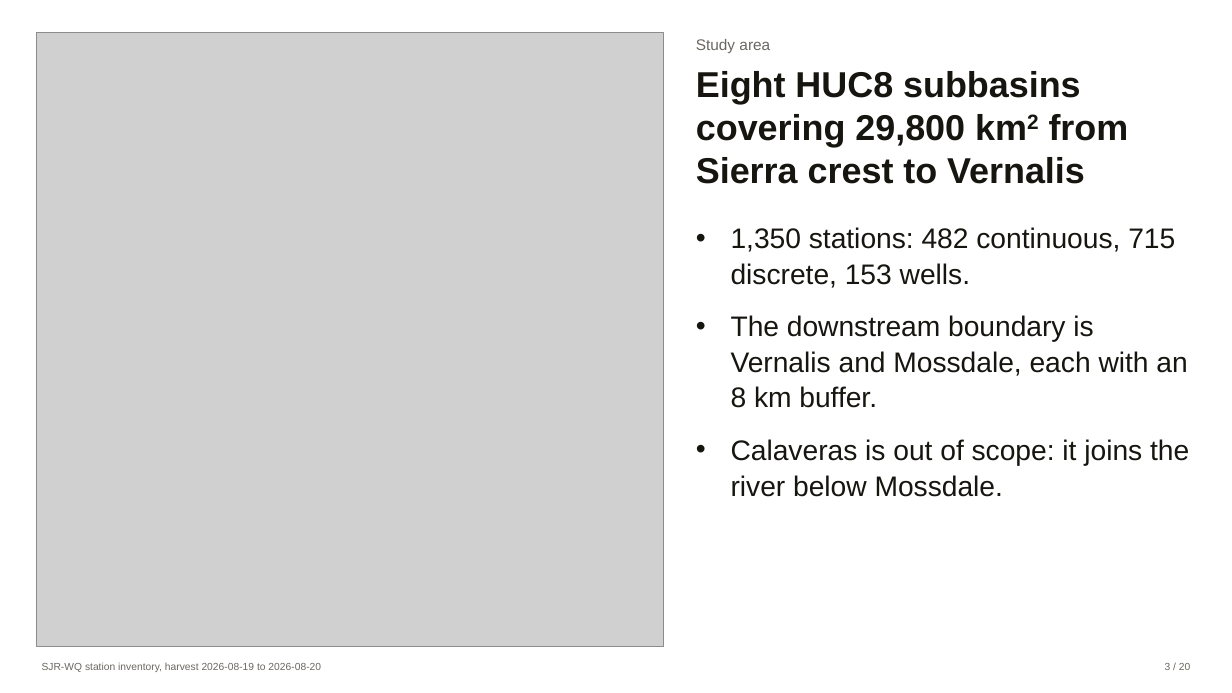
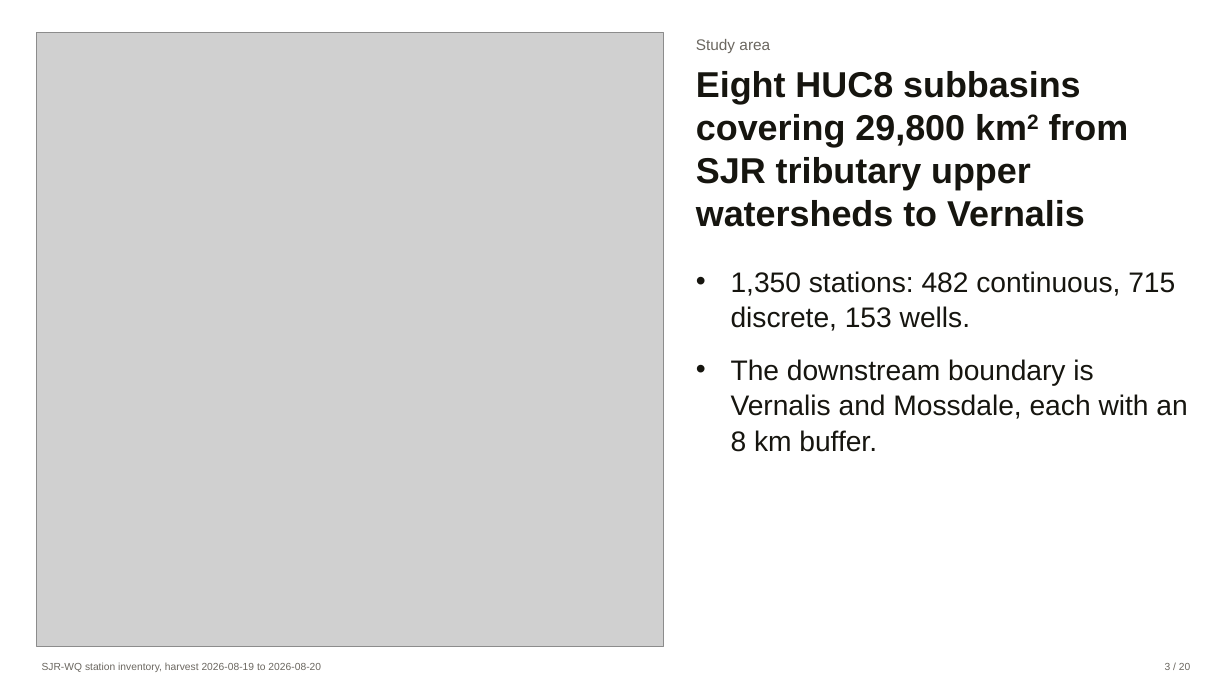
Before and after one commit to wyattarnold/SJR-WQ, a slide deck: slide 3 of docs/SJR-WQ.pptx. Drawn at 1232x693 pixels with LibreOffice and Linux fonts; fonts in the diff are those of the drawing; grey boxes stand for pictures. Boxes give left, top, right and bottom in pixels: in the first picture for what was removed or moved away, otherwise in the second. Text is boxed around its words. In the diff, an @@ line names an element or a change of style, - is before the commit and + after.

```diff
--- a/docs/SJR-WQ.pptx
+++ b/docs/SJR-WQ.pptx
@@ text at [696,71,1129,227]: text changed @@
-Eight HUC8 subbasins covering 29,800 km2 from Sierra crest to Vernalis
+Eight HUC8 subbasins covering 29,800 km2 from SJR tributary upper watersheds to Vernalis
@@ text at [731,439,1189,497]: paragraph removed @@
-• Calaveras is out of scope: it joins the river below Mossdale.
```
Also in this commit, not shown: 8 other slides changed.
